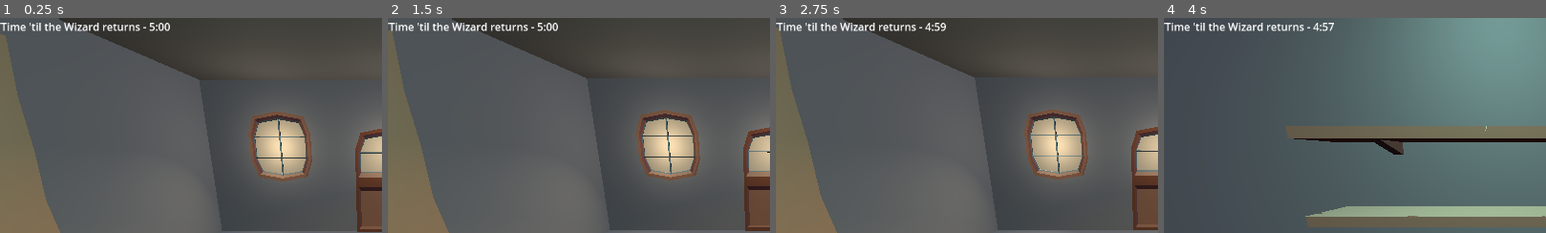
Above: before the commit, frames 1-4 (left to right).
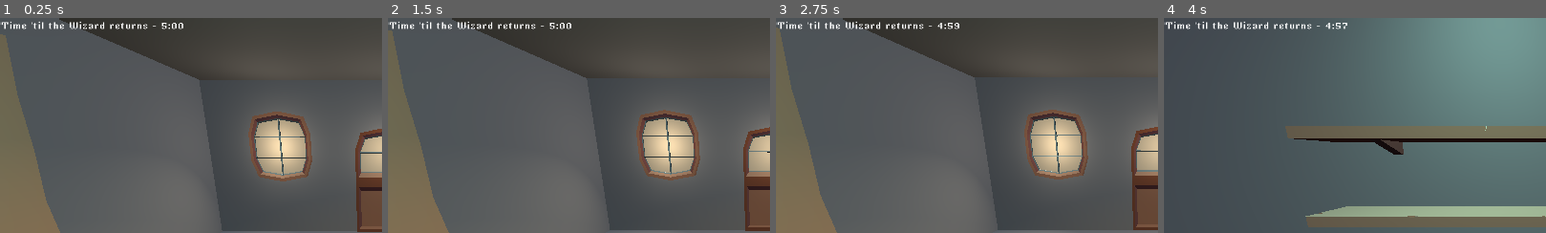
Above: after the commit, the same moments.

Repository: abilliontrillionstars/potion-meld
Game: Godot game, scene res://Scenes/game.tscn
Same seed, same stepped clock (60 frames per second), same inputs: the game is played once before the commit and once after it.
Inputs (mouse positions are % of the whole screen's width and height, from its top left):
- Up to frame 1 (0.25 s): no input
- Up to frame 2 (1.5 s): click (42, 40) at 0.52 s; click (42, 40) at 1.27 s
- Up to frame 3 (2.75 s): click (42, 40) at 2.02 s
- Up to frame 4 (4 s): move the mouse to (72, 45) at 2.77 s; tap Left (look_left) at 2.85 s; move the mouse to (30, 55) at 3.52 s; tap Right (look_right) at 3.6 s
The pictures show only the part of the screen within x 0-50%, y 0-50%; the shares and areas given below are measured in that part.

The runs differ from the first frame. In frame 1, 1.1% of the frame differs, in the area x 0-48%, y 1-7%; in frame 2, 1.1%; in frame 3, 1.1%; in frame 4, 1.1%.

Commit message:
font & inv slot hitboxes

Diff:
--- a/potion-meld/Scenes/game.tscn
+++ b/potion-meld/Scenes/game.tscn
@@ -1,18 +1,20 @@
-[gd_scene load_steps=21 format=3 uid="uid://rbtnml6u88wx"]
+[gd_scene load_steps=24 format=3 uid="uid://rbtnml6u88wx"]
 
 [ext_resource type="Script" uid="uid://bpmqs7r27ymer" path="res://Scripts/GameManager.gd" id="1_ebmjs"]
 [ext_resource type="PackedScene" uid="uid://v6meuafbqk1b" path="res://Scenes/PackedScenes/cauldron.tscn" id="3_3dryh"]
 [ext_resource type="Script" uid="uid://cd2cfh6xcjk7q" path="res://Scripts/CameraController.gd" id="3_wowpa"]
 [ext_resource type="Environment" uid="uid://kof6le8h2tg8" path="res://Scenes/enviro.tres" id="3_wrm1d"]
-[ext_resource type="PackedScene" uid="uid://k461333llrkv" path="res://Models/counter.fbx" id="5_wowpa"]
-[ext_resource type="PackedScene" uid="uid://dthtf3qptidiw" path="res://Models/countersides.fbx" id="6_i6g32"]
-[ext_resource type="PackedScene" uid="uid://c0h4xqj1tmy8n" path="res://Models/table.fbx" id="7_1l0tm"]
-[ext_resource type="PackedScene" uid="uid://2qvi0ha067dj" path="res://Models/door.fbx" id="8_v158k"]
-[ext_resource type="PackedScene" uid="uid://clinl35gwqfv1" path="res://Models/window.fbx" id="9_h4fw4"]
-[ext_resource type="PackedScene" uid="uid://d32w7ml6ilp8u" path="res://Models/shelves.fbx" id="10_ldgsr"]
-[ext_resource type="Texture2D" uid="uid://bb37pfg4ipych" path="res://Textures/component drawer.png" id="11_o5yvi"]
-[ext_resource type="Script" path="res://Scripts/drawer.gd" id="12_rku1e"]
-[ext_resource type="Script" path="res://Scripts/day_timer.gd" id="13_rfjv2"]
+[ext_resource type="PackedScene" uid="uid://cg41vdrad3apm" path="res://Models/counter.fbx" id="5_wowpa"]
+[ext_resource type="PackedScene" uid="uid://d4jit1a7nqse2" path="res://Models/countersides.fbx" id="6_i6g32"]
+[ext_resource type="PackedScene" uid="uid://dth8jpsdn3fs2" path="res://Models/table.fbx" id="7_1l0tm"]
+[ext_resource type="PackedScene" uid="uid://bvesqo08ddmk8" path="res://Models/door.fbx" id="8_v158k"]
+[ext_resource type="PackedScene" uid="uid://p6obnl8d6n05" path="res://Models/window.fbx" id="9_h4fw4"]
+[ext_resource type="PackedScene" uid="uid://cywhuyaucfrcv" path="res://Models/shelves.fbx" id="10_ldgsr"]
+[ext_resource type="Texture2D" uid="uid://bkfwv711y0c1u" path="res://Textures/component drawer.png" id="11_o5yvi"]
+[ext_resource type="Script" uid="uid://g1cpupsbd43p" path="res://Scripts/drawer.gd" id="12_rku1e"]
+[ext_resource type="FontFile" uid="uid://cequ23g87c7d1" path="res://Fonts/Tkachevica-7px Regular.ttf" id="13_1phco"]
+[ext_resource type="Script" uid="uid://d4p2dgvrtueg" path="res://Scenes/inventory_slot.gd" id="13_nb51f"]
+[ext_resource type="Script" uid="uid://bxgvk8ylb04a7" path="res://Scripts/day_timer.gd" id="13_rfjv2"]
 
 [sub_resource type="Animation" id="Animation_3dryh"]
 resource_name = "CameraBob"
@@ -57,7 +59,7 @@
 tracks/0/type = "bezier"
 tracks/0/imported = false
 tracks/0/enabled = true
-tracks/0/path = NodePath("HUD/TextureButton:position:x")
+tracks/0/path = NodePath("HUD/InventoryPopout:position:x")
 tracks/0/interp = 1
 tracks/0/loop_wrap = true
 tracks/0/keys = {
@@ -68,7 +70,7 @@
 tracks/1/type = "bezier"
 tracks/1/imported = false
 tracks/1/enabled = true
-tracks/1/path = NodePath("HUD/TextureButton:position:y")
+tracks/1/path = NodePath("HUD/InventoryPopout:position:y")
 tracks/1/interp = 1
 tracks/1/loop_wrap = true
 tracks/1/keys = {
@@ -83,7 +85,7 @@
 tracks/0/type = "bezier"
 tracks/0/imported = false
 tracks/0/enabled = true
-tracks/0/path = NodePath("HUD/TextureButton:position:x")
+tracks/0/path = NodePath("HUD/InventoryPopout:position:x")
 tracks/0/interp = 1
 tracks/0/loop_wrap = true
 tracks/0/keys = {
@@ -94,7 +96,7 @@
 tracks/1/type = "bezier"
 tracks/1/imported = false
 tracks/1/enabled = true
-tracks/1/path = NodePath("HUD/TextureButton:position:y")
+tracks/1/path = NodePath("HUD/InventoryPopout:position:y")
 tracks/1/interp = 1
 tracks/1/loop_wrap = true
 tracks/1/keys = {
@@ -109,7 +111,11 @@
 &"open": SubResource("Animation_rku1e")
 }
 
+[sub_resource type="LabelSettings" id="LabelSettings_nb51f"]
+font = ExtResource("13_1phco")
+
 [node name="World" type="Node3D"]
+transform = Transform3D(1, 0, 0, 0, 1, 0, 0, 0, 1, 1.78595, 0, 0)
 
 [node name="GameManager" type="Node" parent="."]
 script = ExtResource("1_ebmjs")
@@ -309,7 +315,7 @@
 grow_horizontal = 2
 grow_vertical = 2
 
-[node name="TextureButton" type="TextureButton" parent="HUD"]
+[node name="InventoryPopout" type="TextureButton" parent="HUD"]
 texture_filter = 1
 layout_mode = 1
 anchors_preset = 3
@@ -327,24 +333,92 @@
 texture_normal = ExtResource("11_o5yvi")
 script = ExtResource("12_rku1e")
 
-[node name="AnimationPlayer" type="AnimationPlayer" parent="HUD/TextureButton"]
+[node name="AnimationPlayer" type="AnimationPlayer" parent="HUD/InventoryPopout"]
 root_node = NodePath("../../..")
 libraries = {
 &"": SubResource("AnimationLibrary_1phco")
 }
+
+[node name="InvSlot1" type="Control" parent="HUD/InventoryPopout"]
+anchors_preset = 0
+offset_left = 10.0
+offset_top = 10.0
+offset_right = 26.0
+offset_bottom = 26.0
+script = ExtResource("13_nb51f")
+
+[node name="InvSlot2" type="Control" parent="HUD/InventoryPopout"]
+anchors_preset = 0
+offset_left = 26.0
+offset_top = 10.0
+offset_right = 42.0
+offset_bottom = 26.0
+script = ExtResource("13_nb51f")
+
+[node name="InvSlot3" type="Control" parent="HUD/InventoryPopout"]
+anchors_preset = 0
+offset_left = 10.0
+offset_top = 26.0
+offset_right = 26.0
+offset_bottom = 42.0
+script = ExtResource("13_nb51f")
+
+[node name="InvSlot4" type="Control" parent="HUD/InventoryPopout"]
+anchors_preset = 0
+offset_left = 26.0
+offset_top = 26.0
+offset_right = 42.0
+offset_bottom = 42.0
+script = ExtResource("13_nb51f")
+
+[node name="InvSlot5" type="Control" parent="HUD/InventoryPopout"]
+anchors_preset = 0
+offset_left = 10.0
+offset_top = 42.0
+offset_right = 26.0
+offset_bottom = 58.0
+script = ExtResource("13_nb51f")
+
+[node name="InvSlot6" type="Control" parent="HUD/InventoryPopout"]
+anchors_preset = 0
+offset_left = 26.0
+offset_top = 42.0
+offset_right = 42.0
+offset_bottom = 58.0
+script = ExtResource("13_nb51f")
 
 [node name="DayTimerTest" type="Label" parent="HUD"]
 layout_mode = 0
 offset_right = 40.0
 offset_bottom = 23.0
 text = "test"
+label_settings = SubResource("LabelSettings_nb51f")
 script = ExtResource("13_rfjv2")
 
 [node name="Timer" type="Timer" parent="HUD/DayTimerTest"]
 autostart = true
 
-[connection signal="ready" from="Geometry/MeshInstance3D8" to="HUD/TextureButton" method="_on_mesh_instance_3d_8_ready"]
-[connection signal="pressed" from="HUD/TextureButton" to="HUD/TextureButton" method="_on_pressed"]
-[connection signal="ready" from="HUD/TextureButton" to="HUD/TextureButton" method="_on_ready"]
+[node name="CauldronDropHitbox" type="TextureButton" parent="HUD"]
+layout_mode = 0
+offset_left = 468.0
+offset_top = 241.0
+offset_right = 508.0
+offset_bottom = 281.0
+
+[connection signal="ready" from="Geometry/MeshInstance3D8" to="HUD/InventoryPopout" method="_on_mesh_instance_3d_8_ready"]
+[connection signal="pressed" from="HUD/InventoryPopout" to="HUD/InventoryPopout" method="_on_pressed"]
+[connection signal="ready" from="HUD/InventoryPopout" to="HUD/InventoryPopout" method="_on_ready"]
+[connection signal="mouse_entered" from="HUD/InventoryPopout/InvSlot1" to="HUD/InventoryPopout/InvSlot1" method="_on_mouse_entered"]
+[connection signal="mouse_exited" from="HUD/InventoryPopout/InvSlot1" to="HUD/InventoryPopout/InvSlot1" method="_on_mouse_exited"]
+[connection signal="mouse_entered" from="HUD/InventoryPopout/InvSlot2" to="HUD/InventoryPopout/InvSlot2" method="_on_mouse_entered"]
+[connection signal="mouse_exited" from="HUD/InventoryPopout/InvSlot2" to="HUD/InventoryPopout/InvSlot2" method="_on_mouse_exited"]
+[connection signal="mouse_entered" from="HUD/InventoryPopout/InvSlot3" to="HUD/InventoryPopout/InvSlot3" method="_on_mouse_entered"]
+[connection signal="mouse_exited" from="HUD/InventoryPopout/InvSlot3" to="HUD/InventoryPopout/InvSlot3" method="_on_mouse_exited"]
+[connection signal="mouse_entered" from="HUD/InventoryPopout/InvSlot4" to="HUD/InventoryPopout/InvSlot4" method="_on_mouse_entered"]
+[connection signal="mouse_exited" from="HUD/InventoryPopout/InvSlot4" to="HUD/InventoryPopout/InvSlot4" method="_on_mouse_exited"]
+[connection signal="mouse_entered" from="HUD/InventoryPopout/InvSlot5" to="HUD/InventoryPopout/InvSlot5" method="_on_mouse_entered"]
+[connection signal="mouse_exited" from="HUD/InventoryPopout/InvSlot5" to="HUD/InventoryPopout/InvSlot5" method="_on_mouse_exited"]
+[connection signal="mouse_entered" from="HUD/InventoryPopout/InvSlot6" to="HUD/InventoryPopout/InvSlot6" method="_on_mouse_entered"]
+[connection signal="mouse_exited" from="HUD/InventoryPopout/InvSlot6" to="HUD/InventoryPopout/InvSlot6" method="_on_mouse_exited"]
 [connection signal="ready" from="HUD/DayTimerTest" to="HUD/DayTimerTest" method="_on_ready"]
 [connection signal="timeout" from="HUD/DayTimerTest/Timer" to="HUD/DayTimerTest" method="_on_timer_timeout"]
--- /dev/null
+++ b/potion-meld/Scenes/inventory_slot.gd
@@ -0,0 +1,11 @@
+extends Control
+
+@onready var inv = get_node("../../InventoryPopout")
+
+func _on_mouse_entered() -> void:
+	var slotnum = int(str(self.name)[-1])
+	inv.selected_slot = slotnum
+	print("selected slot ", slotnum)
+
+func _on_mouse_exited() -> void:
+	pass # Replace with function body.
--- a/potion-meld/Scripts/drawer.gd
+++ b/potion-meld/Scripts/drawer.gd
@@ -1,7 +1,7 @@
 extends TextureButton
 var is_open: bool = false
 
-
+var selected_slot: int = -1
 
 func _on_pressed() -> void:
 	if is_open:
Binary file added: potion-meld/Fonts/Tkachevica-7px Regular.ttf
Not shown, added: potion-meld/Scenes/inventory_slot.gd.uid
